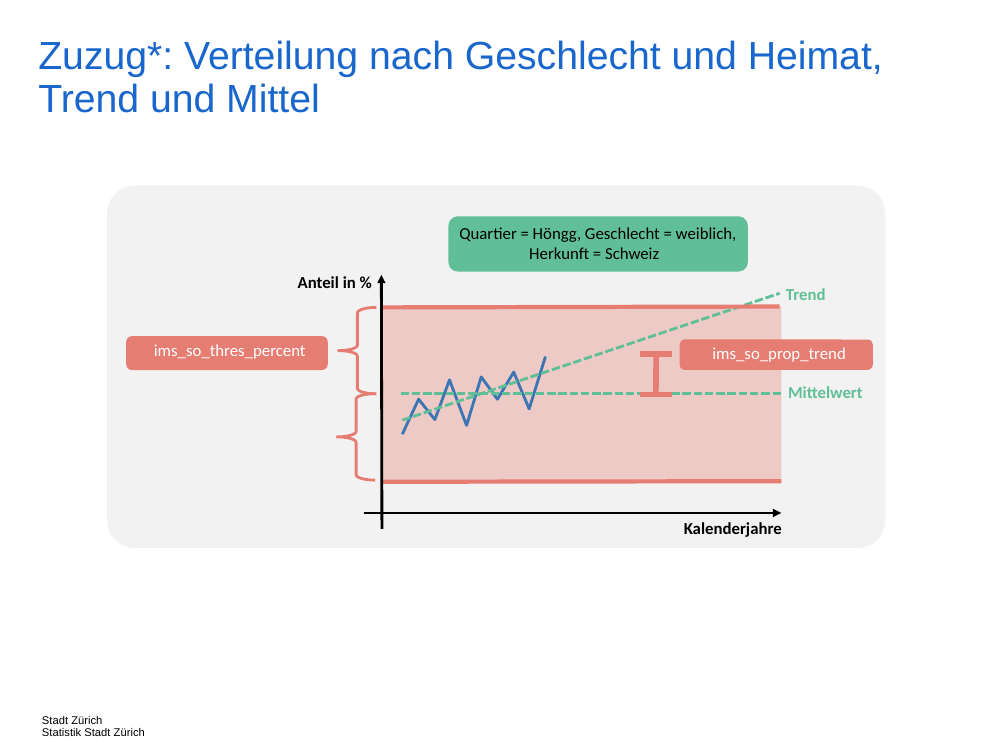
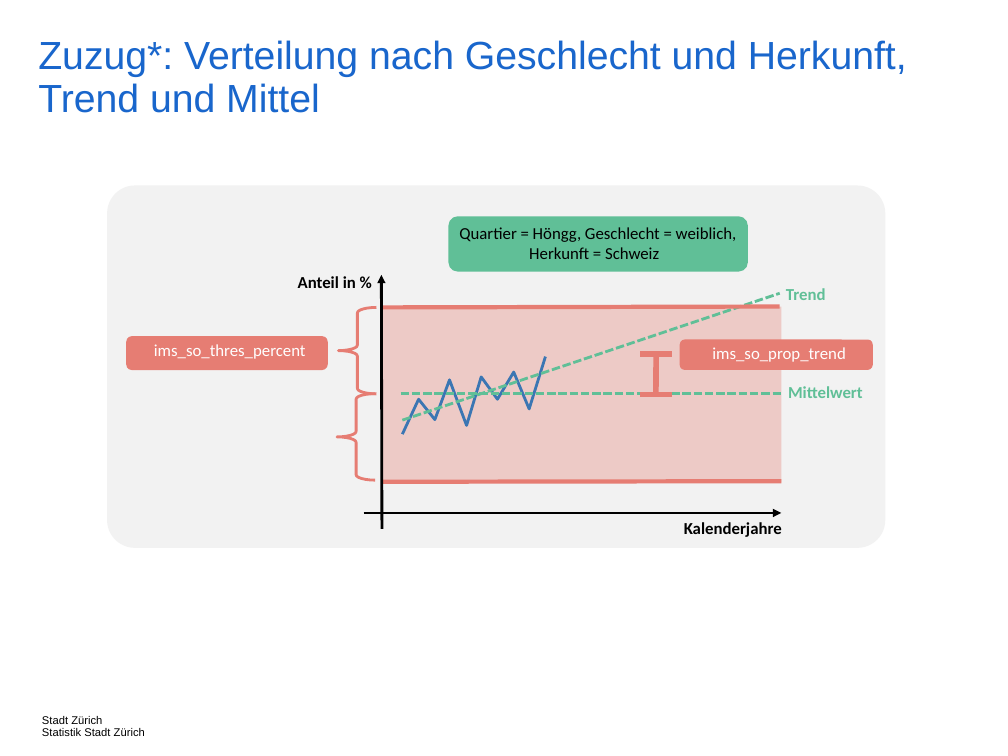
Before and after one commit to StatistikStadtZuerich/BevSzen, a slide deck: slide 27 of 2020phase2/5_Documentation/Concepts.pptx. Drawn at 1008x756 pixels with LibreOffice and Linux fonts; fonts in the diff are those of the drawing. Boxes give left, top, right and bottom in pixels: in the first picture for what was removed or moved away, otherwise in the second. Text is boxed around its words. In the diff, an @@ line names an element or a change of style, - is before the commit and + after.

```diff
--- a/2020phase2/5_Documentation/Concepts.pptx
+++ b/2020phase2/5_Documentation/Concepts.pptx
@@ title at box(38, 40, 907, 113): text changed @@
-Zuzug*: Verteilung nach Geschlecht und Heimat, Trend und Mittel
+Zuzug*: Verteilung nach Geschlecht und Herkunft, Trend und Mittel
```
Also in this commit, not shown: 12 other slides changed, 4 other files.
